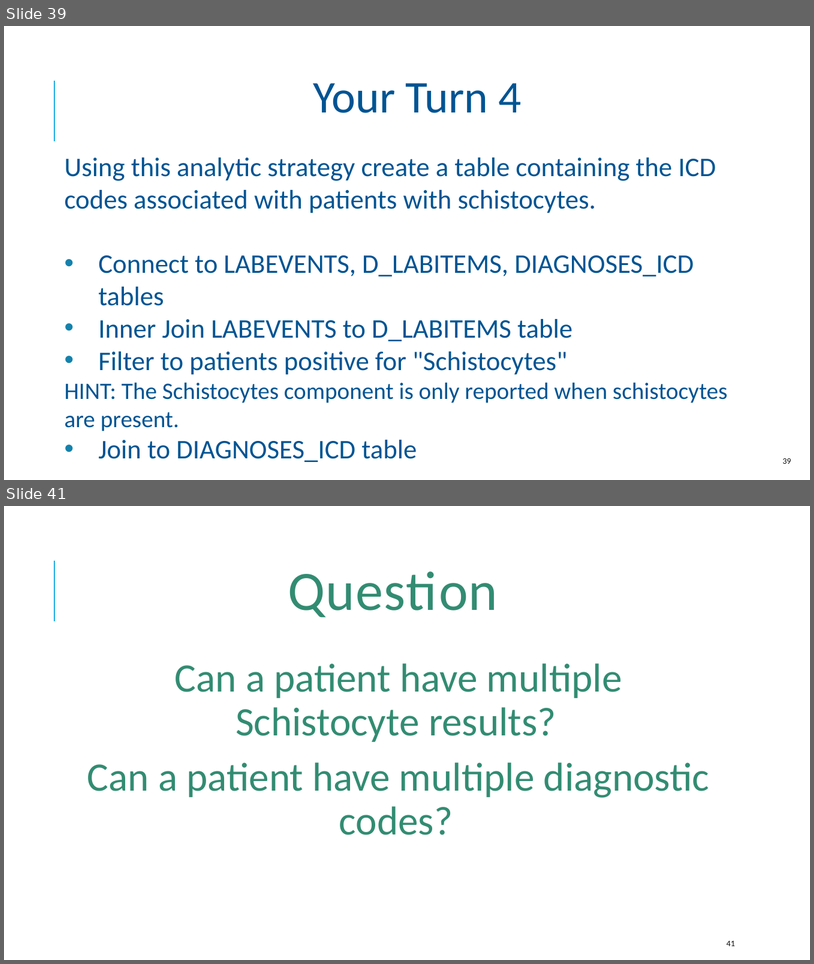
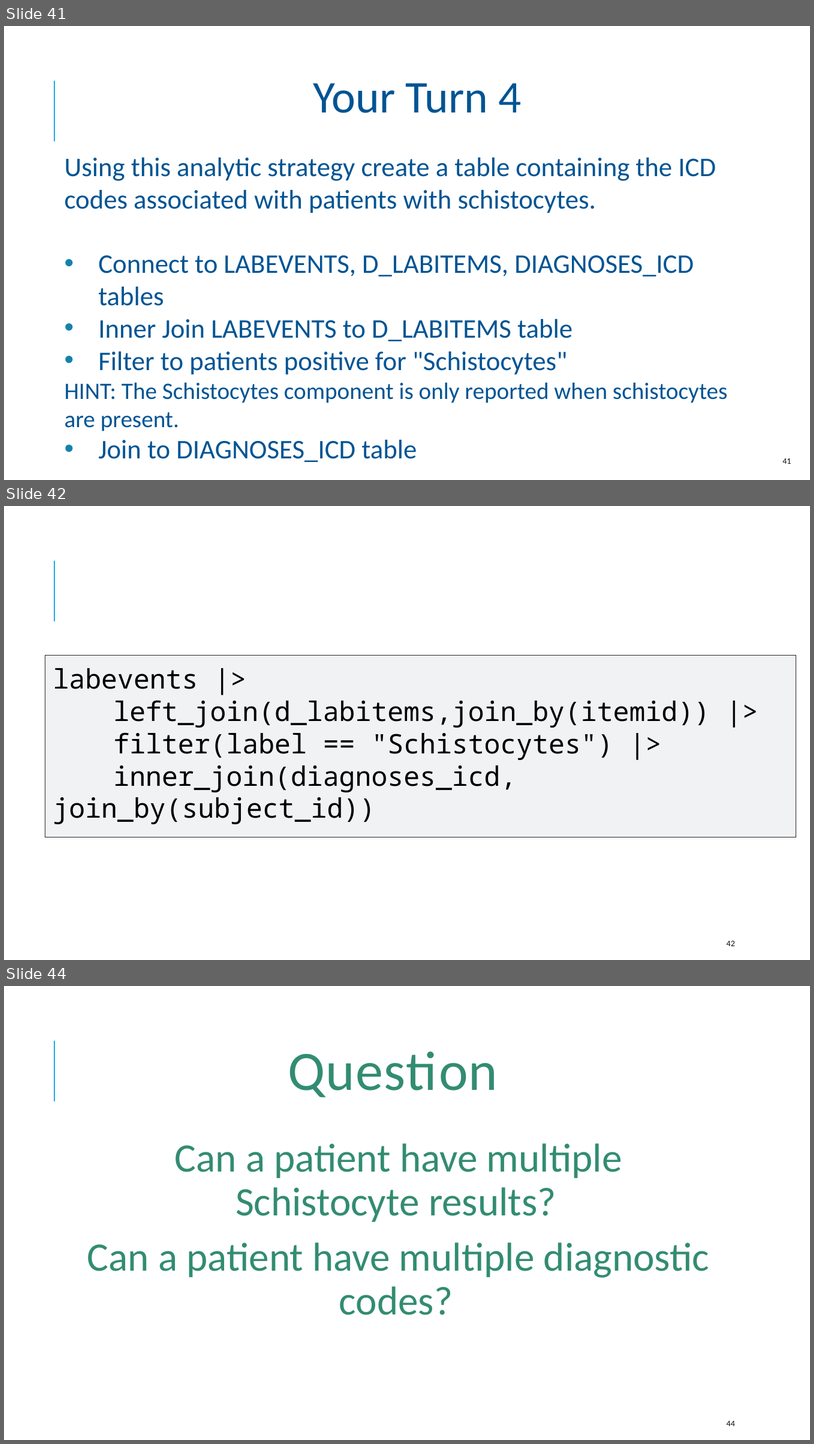
Before and after one commit to amromeo/api_r_int_db_24, a slide deck: presentations/03 - Joins.pptx. Shown one above the other, each under a label of ours: slides 39 and 41 before the commit, slides 41, 42 and 44 after it; the slides between them are not shown. The pictures are 814x964 and 814x1444 pixels, drawn with LibreOffice and Linux fonts; fonts in the diff are those of the drawing; background and template pictures are left out. Boxes give left, top, right and bottom in pixels: in the first picture for what was removed or moved away, otherwise in the second. Text is boxed around its words. In the diff, an @@ line names an element or a change of style, - is before the commit and + after.

```diff
--- a/presentations/03 - Joins.pptx
+++ b/presentations/03 - Joins.pptx
@@ slide 42 added at box(4, 506, 810, 960), background #FFFFFF; not listed: 1 template element that a slide beside it also shows @@
@@ freeform shape added at box(45, 655, 797, 837), fill #F0F2F4, outline #262626 0.75 pt @@
@@ text added at box(53, 668, 710, 824), 32 pt, text #000000 @@
+labevents |>
+left_join(d_labitems,join_by(itemid)) |>
+filter(label == "Schistocytes") |>
+inner_join(diagnoses_icd, join_by(subject_id))
@@ page number added at box(727, 940, 735, 946), 10 pt, text #0D0D0D @@
+42
@@ what was slide 39 is now slide 41 @@
@@ page number at box(783, 458, 791, 463): text changed @@
-39
+41
@@ what was slide 41 is now slide 44 @@
@@ page number at box(727, 1420, 735, 1426): text changed @@
-41
+44
```
Also in this commit, not shown: 11 slides changed, 2 other slides added.
